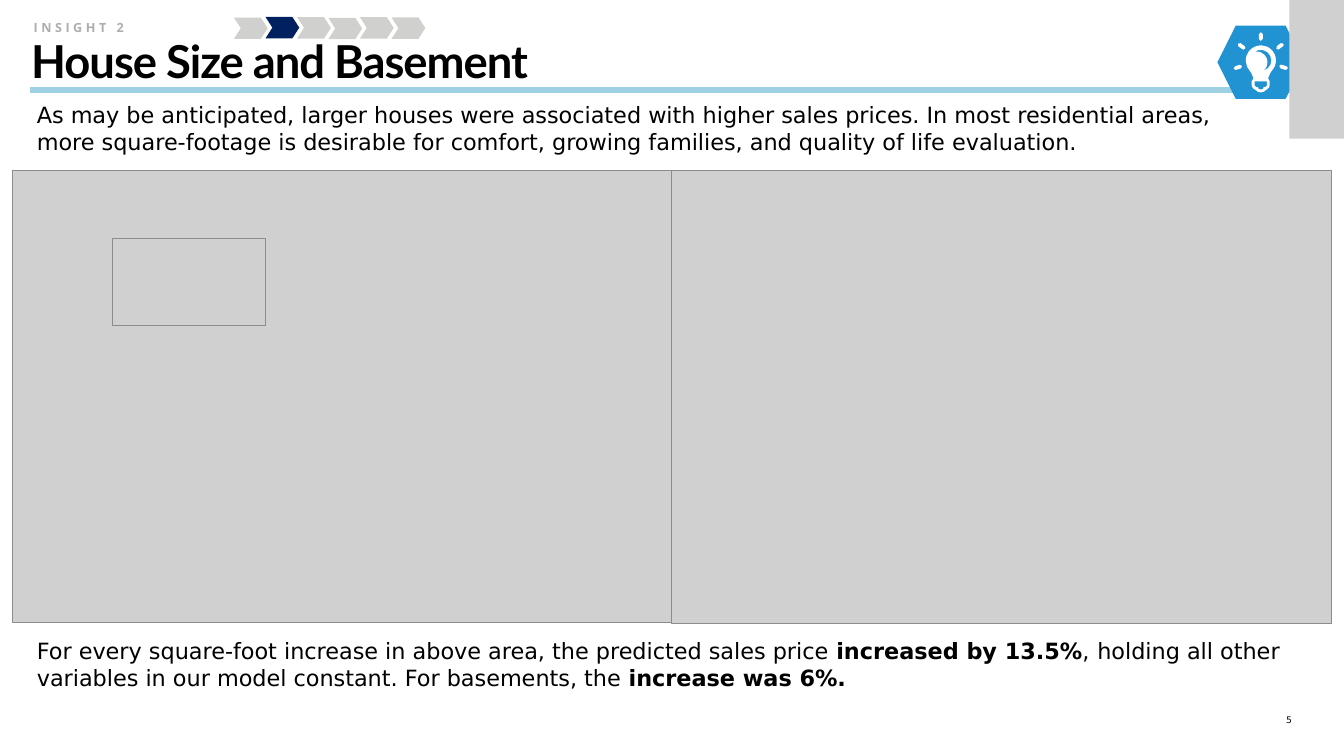
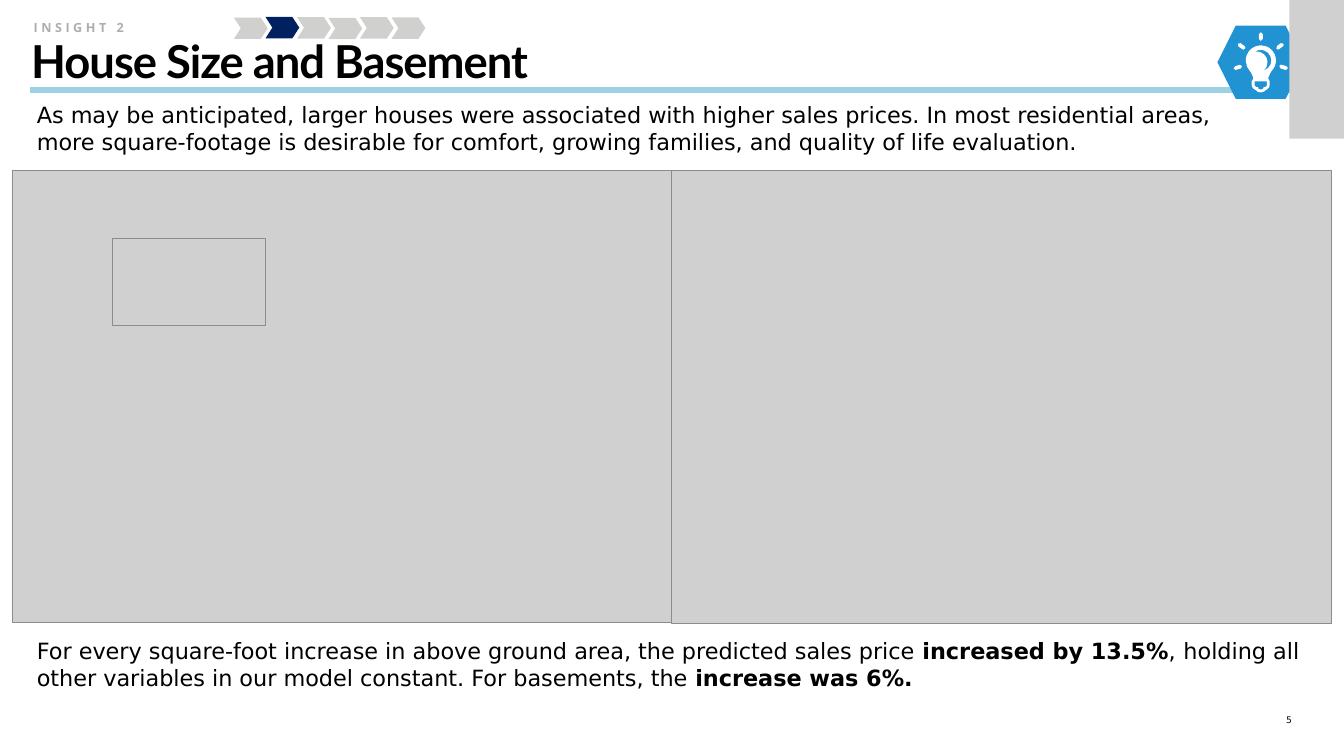
Before and after one commit to farahmalik11/project-2, a slide deck: slide 5 of Housing_Data_Exploration_SalePrice_Predictors.pptx. Drawn at 1344x756 pixels with LibreOffice and Linux fonts; fonts in the diff are those of the drawing; grey boxes stand for pictures. Boxes give left, top, right and bottom in pixels: in the first picture for what was removed or moved away, otherwise in the second. Text is boxed around its words. In the diff, an @@ line names an element or a change of style, - is before the commit and + after.

```diff
--- a/Housing_Data_Exploration_SalePrice_Predictors.pptx
+++ b/Housing_Data_Exploration_SalePrice_Predictors.pptx
@@ text at (x1=37, y1=642, x2=1299, y2=689): text changed @@
-For every square-foot increase in above area, the predicted sales price increased by 13.5%, holding all other variables in our model constant. For basements, the increase was 6%.
+For every square-foot increase in above ground area, the predicted sales price increased by 13.5%, holding all other variables in our model constant. For basements, the increase was 6%.
```
Also in this commit, not shown: 2 other slides changed, 1 other file.
